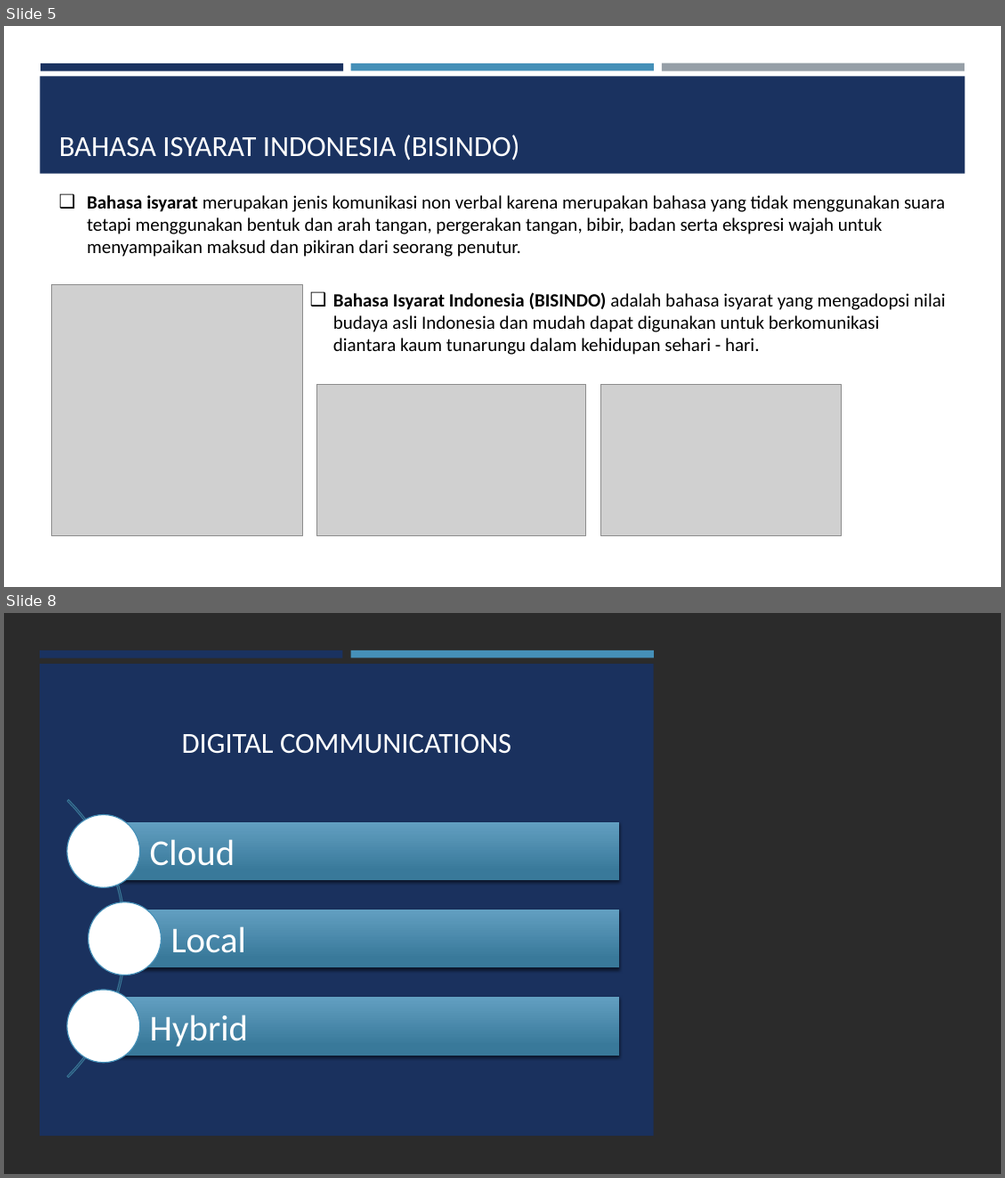
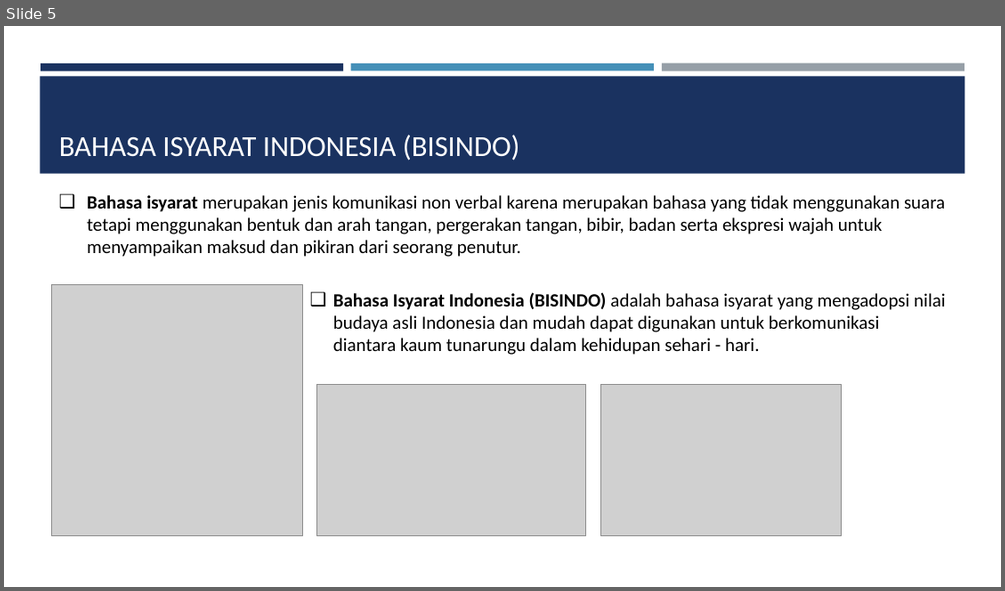
Before and after one commit to palindungan/SignLanguage, a slide deck: literature/konsep pribadi/Presentation1.pptx. Shown one above the other, each under a label of ours: slides 5 and 8 before the commit, slide 5 after it; the slides between them are not shown. The pictures are 1005x1178 and 1005x591 pixels, drawn with LibreOffice and Linux fonts; fonts in the diff are those of the drawing; grey boxes stand for pictures; background and template pictures are left out; a plain dark background stands for a picture behind light text. Boxes give left, top, right and bottom in pixels: in the first picture for what was removed or moved away, otherwise in the second. Text is boxed around its words. In the diff, an @@ line names an element or a change of style, - is before the commit and + after.

```diff
--- a/literature/konsep pribadi/Presentation1.pptx
+++ b/literature/konsep pribadi/Presentation1.pptx
@@ slide 8 removed at (4, 613, 1001, 1174), background picture (left out) @@
@@ rectangle removed at (4, 613, 1001, 1174) @@
@@ rectangle removed at (40, 664, 654, 1135) @@
@@ rectangle removed at (40, 650, 343, 657) @@
@@ rectangle removed at (351, 650, 654, 657) @@
@@ title removed at (182, 734, 511, 754) @@
-DIGITAL COMMUNICATIONS
@@ group removed at (4, 742, 619, 1135): 3 rectangles, 3 texts, 3 ellipses, 1 arch (boxed as its full ring) @@
-Cloud
-Local
-Hybrid
```
Also in this commit, not shown: 1 slide changed, 5 slides added, 2 other slides removed, 1 other file.
